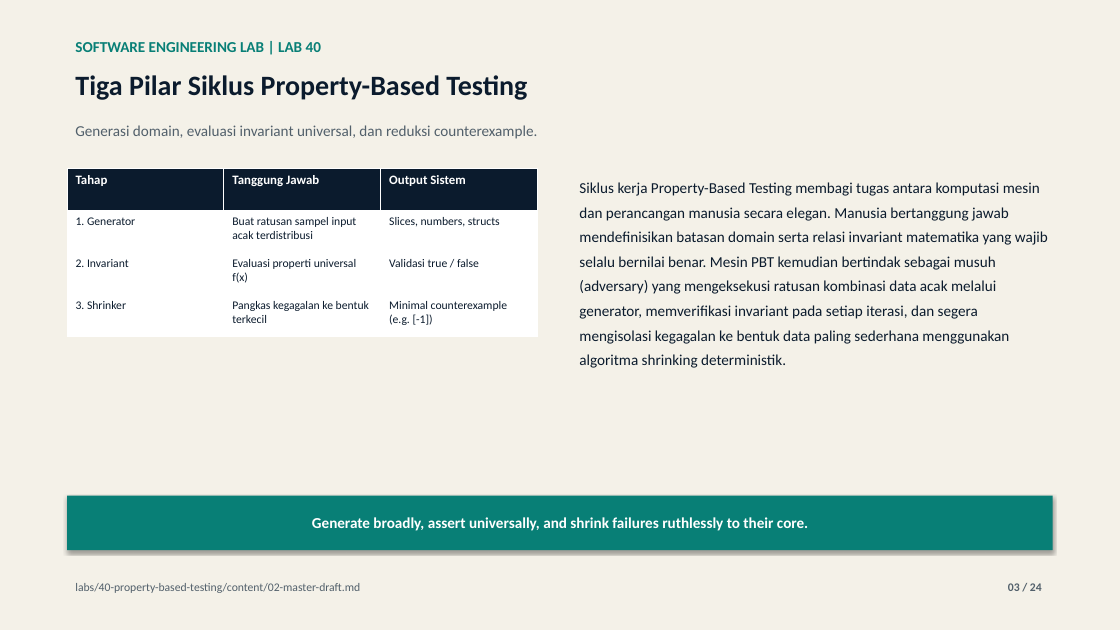
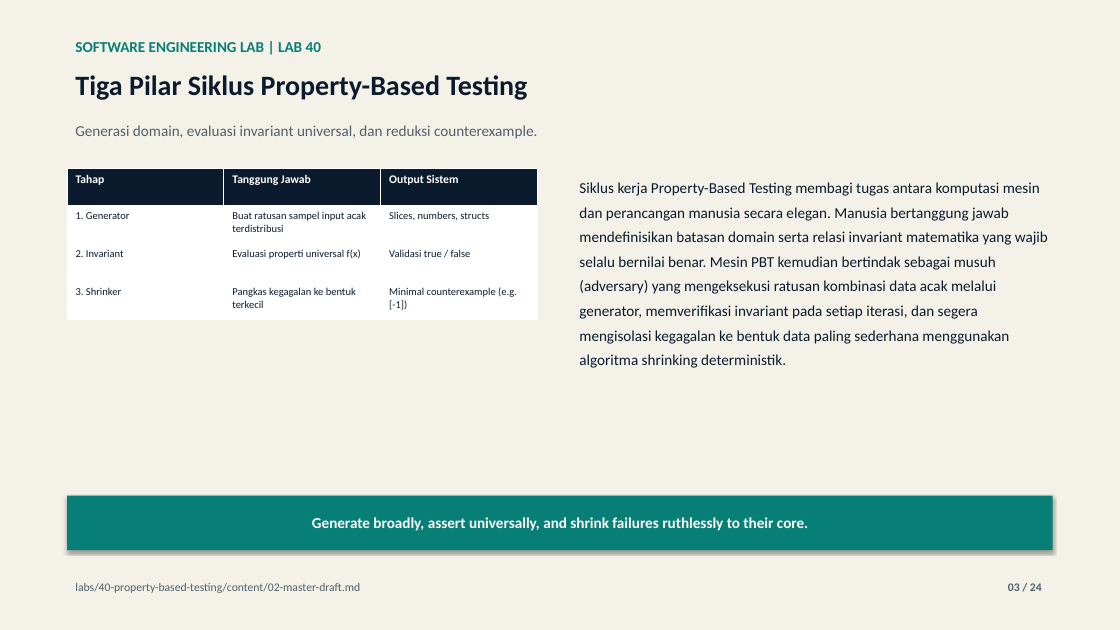
Before and after one commit to lukman-ss/software-engineering-lab, a slide deck: slide 3 of labs/40-property-based-testing/result/linkedin/lab-40-property-based-testing-carousel.pptx. Drawn at 1120x630 pixels with LibreOffice and Linux fonts; fonts in the diff are those of the drawing. Boxes give left, top, right and bottom in pixels: in the first picture for what was removed or moved away, otherwise in the second. Text is boxed around its words. In the diff, an @@ line names an element or a change of style, - is before the commit and + after.

```diff
--- a/labs/40-property-based-testing/result/linkedin/lab-40-property-based-testing-carousel.pptx
+++ b/labs/40-property-based-testing/result/linkedin/lab-40-property-based-testing-carousel.pptx
@@ table at [67,168,539,319] @@
@@ size 11 to 10 pt in "Tahap", "Tanggung Jawab", "Output Sistem" @@
@@ size 10 to 9 pt in "1. Generator", "Buat ratusan sampel input acak terdistribusi", "Slices, numbers, structs", "2. Invariant" and 5 more places @@
```
Also in this commit, not shown: 7 other slides changed, 31 other files.
